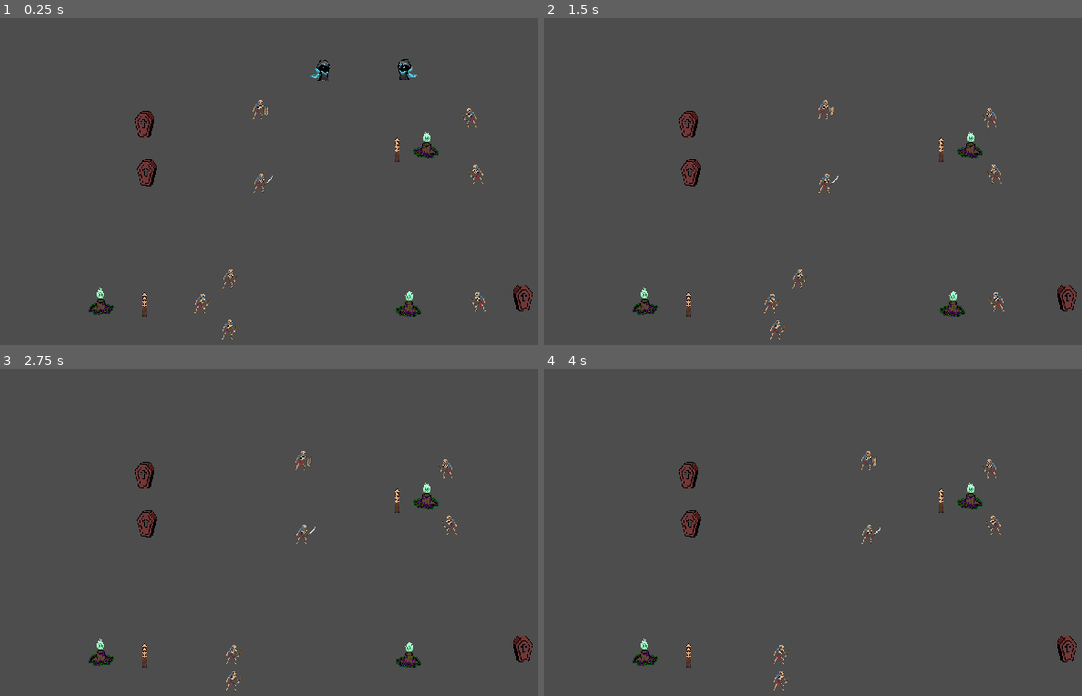
Above: before the commit, frames 1-4 (two rows, left to right).
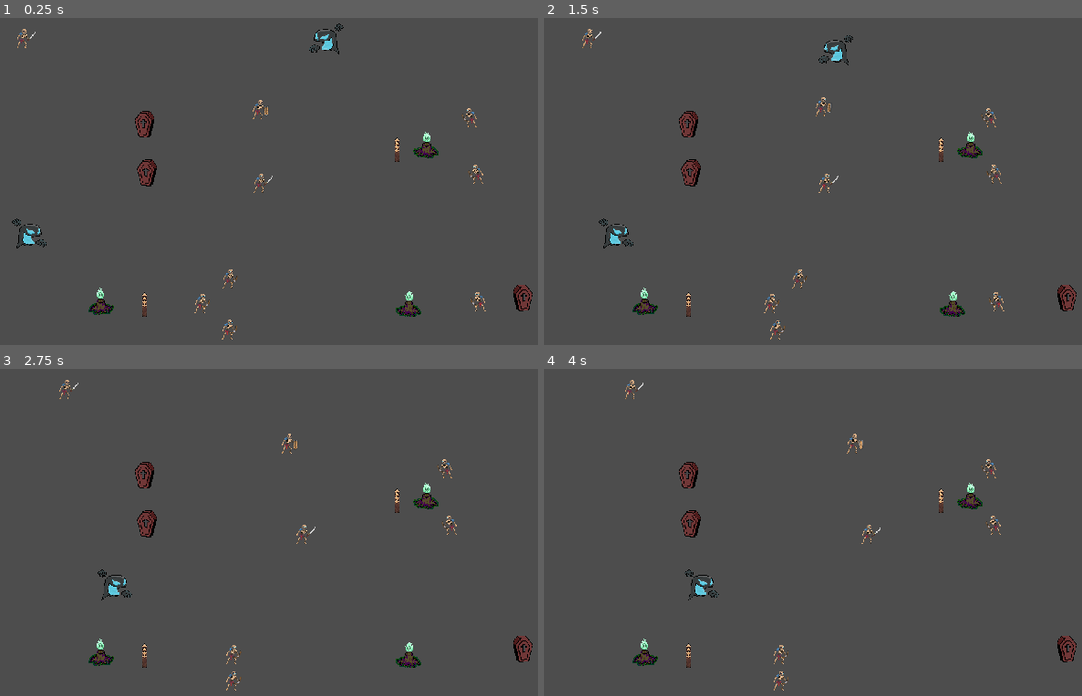
Above: after the commit, the same moments.

Repository: LLocke8/LudumDare55
Game: Godot game, scene res://Test.tscn
Two runs of this game, one before a commit and one after it. Both use one fixed random seed, a clock stepped at 60 frames per second and the inputs below. The engine's default icon, where the game draws it, is replaced by a stand-in: a white triangle on a blue panel in a dark square.
Inputs:
- Up to frame 1 (0.25 s): no input
- Up to frame 2 (1.5 s): tap Enter (ui_accept) at 0.5, 0.6, 0.77, 1.07, 1.35 s; hold Right (ui_right) from 0.53 s (still down)
- Up to frame 3 (2.75 s): tap Enter (ui_accept) at 1.52, 1.82, 2.1 s; release Right (ui_right) at 2.03 s; hold Left (ui_left) from 2.03 s (still down)
- Up to frame 4 (4 s): release Left (ui_left) at 2.78 s; hold Right (ui_right) from 2.78 s (still down); tap Enter (ui_accept) at 2.85, 3.02, 3.32, 3.6, 3.77 s

The runs differ from the first frame. In frame 1, 0.6% of the frame differs, in the area x 2-78%, y 1-71%; in frame 2, 0.5%; in frame 3, 0.4%; in frame 4, 0.4%.

Commit message:
Bug Fix + Phantom

Diff:
--- /dev/null
+++ b/Entity/Unit/Phantom/Phantom.gd
@@ -0,0 +1,28 @@
+extends CharacterBody2D
+
+
+const SPEED = 300.0
+const JUMP_VELOCITY = -400.0
+
+# Get the gravity from the project settings to be synced with RigidBody nodes.
+var gravity = ProjectSettings.get_setting("physics/2d/default_gravity")
+
+
+func _physics_process(delta):
+	# Add the gravity.
+	if not is_on_floor():
+		velocity.y += gravity * delta
+
+	# Handle jump.
+	if Input.is_action_just_pressed("ui_accept") and is_on_floor():
+		velocity.y = JUMP_VELOCITY
+
+	# Get the input direction and handle the movement/deceleration.
+	# As good practice, you should replace UI actions with custom gameplay actions.
+	var direction = Input.get_axis("ui_left", "ui_right")
+	if direction:
+		velocity.x = direction * SPEED
+	else:
+		velocity.x = move_toward(velocity.x, 0, SPEED)
+
+	move_and_slide()
--- /dev/null
+++ b/Entity/Unit/Phantom/Phantom.tscn
@@ -0,0 +1,65 @@
+[gd_scene load_steps=9 format=3 uid="uid://tqnh4uro0x17"]
+
+[ext_resource type="PackedScene" uid="uid://dbqk4unb757py" path="res://Entity/Unit/Unit.tscn" id="1_bfj61"]
+[ext_resource type="Texture2D" uid="uid://brdbl36phq7ae" path="res://Entity/Unit/Phantom/Phantom.png" id="2_84x7x"]
+[ext_resource type="PackedScene" uid="uid://ciu0xt8d5rkf8" path="res://Entity/Traits/Attack.tscn" id="4_ilabc"]
+
+[sub_resource type="GDScript" id="GDScript_ej0t2"]
+script/source = "extends Unit
+
+class_name Phantom
+
+@export var aggro_node : Node
+@export var attack_node : Node
+
+func _process(delta):
+	if attack_node.target != null:
+		dir = Vector2(0,0)
+	elif aggro_node.target != null:
+		dir = global_position.direction_to(aggro_node.target.global_position)
+	else:
+		dir = base_dir
+"
+
+[sub_resource type="SpriteFrames" id="SpriteFrames_o5pce"]
+animations = [{
+"frames": [{
+"duration": 1.0,
+"texture": ExtResource("2_84x7x")
+}],
+"loop": true,
+"name": &"default",
+"speed": 5.0
+}]
+
+[sub_resource type="RectangleShape2D" id="RectangleShape2D_h2rh5"]
+size = Vector2(26, 28)
+
+[sub_resource type="CircleShape2D" id="CircleShape2D_0gmvt"]
+radius = 100.0
+
+[sub_resource type="CircleShape2D" id="CircleShape2D_xjk2g"]
+radius = 35.0
+
+[node name="Phantom" node_paths=PackedStringArray("aggro_node", "attack_node") instance=ExtResource("1_bfj61")]
+script = SubResource("GDScript_ej0t2")
+aggro_node = NodePath("Aggro")
+attack_node = NodePath("Attack")
+speed = 60
+max_hp = 4
+hp = 4
+
+[node name="AnimatedSprite2D" parent="." index="0"]
+sprite_frames = SubResource("SpriteFrames_o5pce")
+
+[node name="CollisionShape2D" parent="." index="1"]
+position = Vector2(0, 0)
+shape = SubResource("RectangleShape2D_h2rh5")
+
+[node name="Aggro" parent="." index="2"]
+shape = SubResource("CircleShape2D_0gmvt")
+
+[node name="Attack" parent="." index="3" instance=ExtResource("4_ilabc")]
+damage = 4
+attack_speed = 1.0
+shape = SubResource("CircleShape2D_xjk2g")
--- a/Entity/Unit/Shield Skeleton/Shield Skeleton.gd
+++ b/Entity/Unit/Shield Skeleton/Shield Skeleton.gd
@@ -10,3 +10,5 @@
 		dir = Vector2(0,0)
 	elif aggro_node.target != null:
 		dir = global_position.direction_to(aggro_node.target.global_position)
+	else:
+		dir = base_dir
--- a/Entity/Unit/Sword Skeleton/Sword_Skeleton.gd
+++ b/Entity/Unit/Sword Skeleton/Sword_Skeleton.gd
@@ -10,3 +10,5 @@
 		dir = Vector2(0,0)
 	elif aggro_node.target != null:
 		dir = global_position.direction_to(aggro_node.target.global_position)
+	else:
+		dir = base_dir
--- a/Test.tscn
+++ b/Test.tscn
@@ -6,7 +6,7 @@
 [ext_resource type="PackedScene" uid="uid://dwxbiuq0dc3mi" path="res://Entity/Unit/Shield Skeleton/Shield Skeleton.tscn" id="3_78rvr"]
 [ext_resource type="PackedScene" uid="uid://dxp670ket68sq" path="res://Entity/Unit/Skeleton Archer/Skeleton Archer.tscn" id="3_fe5o3"]
 [ext_resource type="PackedScene" uid="uid://5sfooy35lit0" path="res://Entity/Structure/Coffin/Coffin.tscn" id="4_tftsh"]
-[ext_resource type="PackedScene" uid="uid://dmx5nctv43wj1" path="res://Entity/Unit/Mage Skeleton/Mage Skeleton.tscn" id="7_3x67x"]
+[ext_resource type="PackedScene" uid="uid://tqnh4uro0x17" path="res://Entity/Unit/Phantom/Phantom.tscn" id="7_pu2pi"]
 
 [node name="Test" type="Node2D"]
 
@@ -68,9 +68,16 @@
 [node name="Skeleton Archer6" parent="." instance=ExtResource("3_fe5o3")]
 position = Vector2(436, 475)
 
-[node name="Mage_Skeleton" parent="." instance=ExtResource("7_3x67x")]
-position = Vector2(659, 110)
+[node name="Phantom2" parent="." instance=ExtResource("7_pu2pi")]
+position = Vector2(82, 401)
+max_hp = 20
+hp = 3
 
-[node name="Mage_Skeleton2" parent="." instance=ExtResource("7_3x67x")]
-position = Vector2(708, 109)
+[node name="Phantom" parent="." instance=ExtResource("7_pu2pi")]
+position = Vector2(632, 59)
+max_hp = 1
+hp = 1
 is_player = false
+
+[node name="Sword_Skeleton3" parent="." instance=ExtResource("2_vbdbj")]
+position = Vector2(76, 53)
Binary file added: Entity/Unit/Phantom/Phantom.png
Not shown, added: Entity/Unit/Phantom/Phantom.png.import
